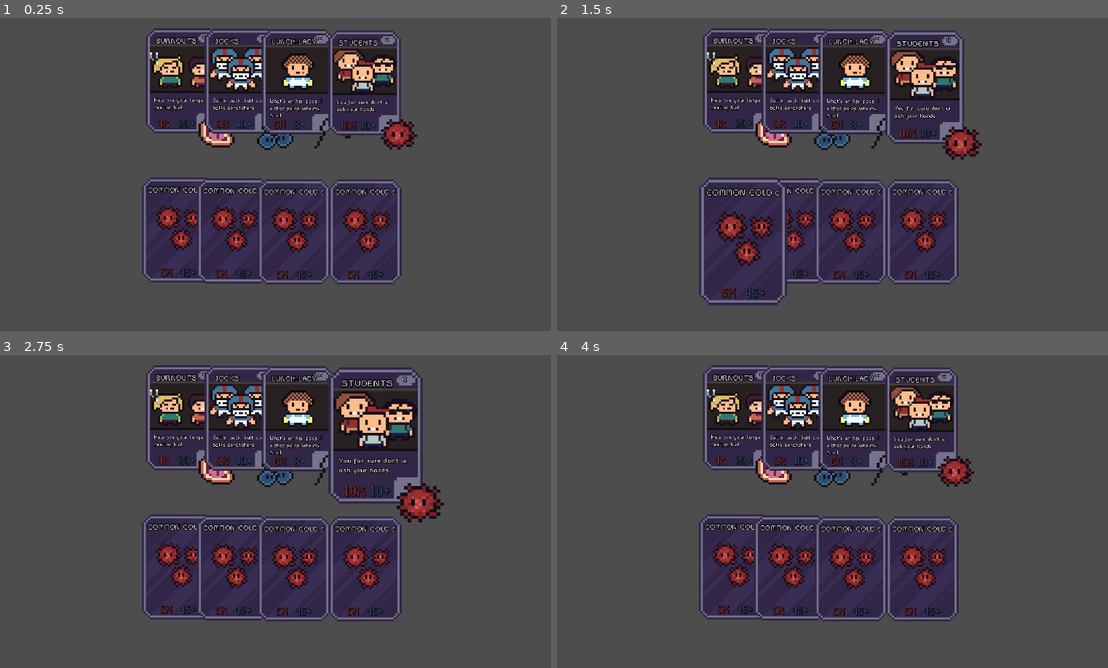
Above: before the commit, frames 1-4 (two rows, left to right).
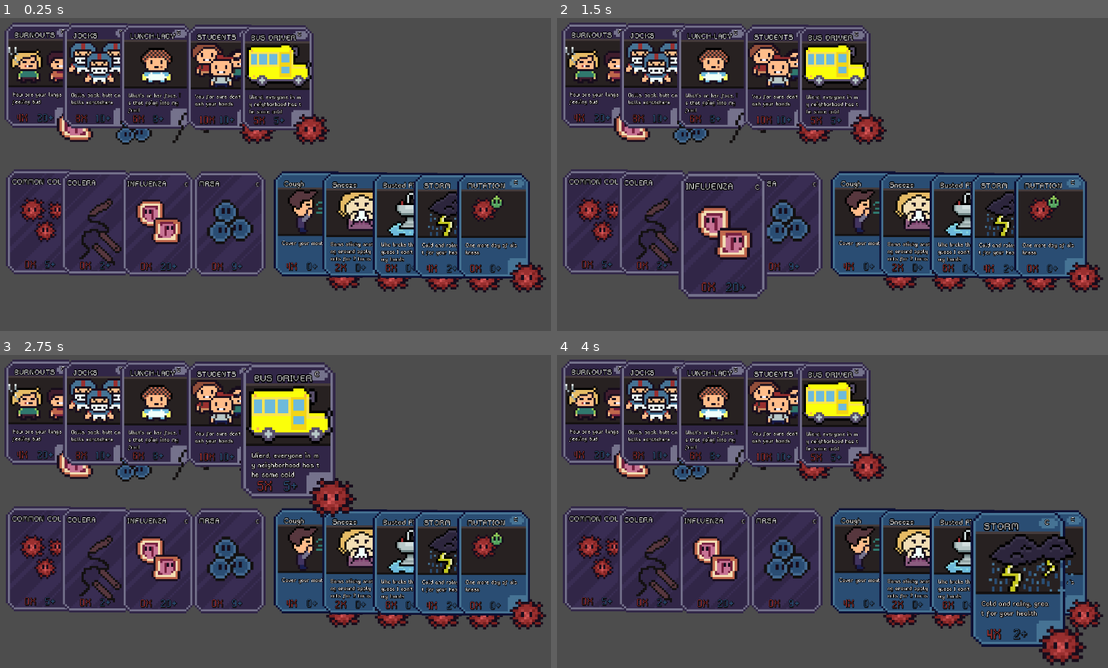
Above: after the commit, the same moments.

Repository: JPGFG/ld24
Game: Godot game, scene res://scenes/cards/test_hand.tscn
The game is run twice, just before and just after one commit, with the same random seed, the same clock (stepped at 60 frames per second) and the same inputs. This scene is started directly instead of the project's main scene.
Inputs (mouse positions are in pixels of both pictures, inside the frame that each line leads up to):
- Up to frame 1 (0.25 s): no input
- Up to frame 2 (1.5 s): tap Enter at 0.5 s; move the mouse to (959, 149) at 0.52 s; tap Space at 1.25 s; move the mouse to (711, 183) at 1.27 s
- Up to frame 3 (2.75 s): tap Enter at 2 s; move the mouse to (330, 433) at 2.02 s
- Up to frame 4 (4 s): tap Space at 2.75 s; move the mouse to (799, 570) at 2.77 s; tap Enter at 3.5 s; move the mouse to (1003, 552) at 3.52 s

The runs differ from the first frame. In frame 1, 51% of the frame differs, in the area x 0-100%, y 1-88%; in frame 2, 53%; in frame 3, 55%; in frame 4, 53%.
Error before the commit: Invalid access to property or key 'multipler' on a base object of type 'Resource (CardResource)'. (res://scripts/cards/germ_card.gd:15)

Commit message:
added cards

Diff:
--- /dev/null
+++ b/resources/cards/populations/bus_driver.tres
@@ -0,0 +1,18 @@
+[gd_resource type="Resource" script_class="CardResource" load_steps=4 format=3 uid="uid://dy8fjt4744ust"]
+
+[ext_resource type="Script" path="res://scripts/cards/card_resource.gd" id="1_egara"]
+[ext_resource type="Texture2D" uid="uid://bpj1verryliah" path="res://assets/sprites/card_images/bus_driver.png" id="1_rh67y"]
+[ext_resource type="Texture2D" uid="uid://k6uj57pl7jc6" path="res://assets/sprites/card_images/common_cold.png" id="2_0gmy4"]
+
+[resource]
+script = ExtResource("1_egara")
+card_image = ExtResource("1_rh67y")
+germ_image = ExtResource("2_0gmy4")
+multiplier = 5
+adder = 5
+card_type = 0
+color = Color(0, 0, 0, 1)
+description = "Wierd, everyone in my neighborhood has the same cold"
+infection_multiplier = 0
+name = "BUS DRIVER"
+rarity = 0
--- /dev/null
+++ b/scenes/cards/addon_card.tscn
@@ -0,0 +1,145 @@
+[gd_scene load_steps=8 format=3 uid="uid://o6nbcmarsayx"]
+
+[ext_resource type="Script" path="res://scripts/cards/addon_card.gd" id="1_30yjj"]
+[ext_resource type="Texture2D" uid="uid://dnpburnqw0c5s" path="res://assets/sprites/cards/decks/blank_adder_card.png" id="2_6ue1v"]
+[ext_resource type="FontFile" uid="uid://cfu074rula0ps" path="res://resources/fonts/pixel_font_2.ttf" id="3_rkgiw"]
+
+[sub_resource type="LabelSettings" id="LabelSettings_1tiqt"]
+font = ExtResource("3_rkgiw")
+font_size = 32
+font_color = Color(0.6, 0.184314, 0.184314, 1)
+outline_size = 2
+outline_color = Color(0, 0, 0, 1)
+shadow_size = 5
+shadow_color = Color(0.0745098, 0.0627451, 0.0627451, 1)
+
+[sub_resource type="LabelSettings" id="LabelSettings_wmslk"]
+font = ExtResource("3_rkgiw")
+font_size = 32
+font_color = Color(0.164706, 0.301961, 0.45098, 1)
+outline_size = 2
+outline_color = Color(0, 0, 0, 1)
+shadow_size = 5
+shadow_color = Color(0.0745098, 0.0627451, 0.0627451, 1)
+
+[sub_resource type="LabelSettings" id="LabelSettings_8nw4n"]
+font = ExtResource("3_rkgiw")
+font_size = 22
+outline_size = 7
+outline_color = Color(0, 0, 0, 1)
+shadow_size = 3
+
+[sub_resource type="LabelSettings" id="LabelSettings_tbcxf"]
+font = ExtResource("3_rkgiw")
+outline_size = 5
+outline_color = Color(0.0745098, 0.0627451, 0.0627451, 1)
+shadow_size = 3
+shadow_color = Color(0.0745098, 0.0627451, 0.0627451, 1)
+
+[node name="AddonCard" type="Control"]
+layout_mode = 3
+anchors_preset = 0
+script = ExtResource("1_30yjj")
+
+[node name="TextureRect" type="TextureRect" parent="."]
+offset_right = 36.0
+offset_bottom = 52.0
+scale = Vector2(4, 4)
+texture = ExtResource("2_6ue1v")
+
+[node name="Multiplier" type="Label" parent="TextureRect"]
+layout_mode = 1
+anchors_preset = -1
+anchor_left = 0.5
+anchor_top = 0.490385
+anchor_right = 0.5
+anchor_bottom = 0.490385
+offset_left = -12.0
+offset_top = 18.0
+offset_right = 48.0
+offset_bottom = 66.0
+scale = Vector2(0.2, 0.2)
+text = "5X"
+label_settings = SubResource("LabelSettings_1tiqt")
+metadata/_edit_use_anchors_ = true
+
+[node name="Adder" type="Label" parent="TextureRect"]
+layout_mode = 1
+anchors_preset = -1
+anchor_left = 0.5
+anchor_top = 0.490385
+anchor_right = 0.5
+anchor_bottom = 0.490385
+offset_left = -2.00002
+offset_top = 18.0
+offset_right = 60.0
+offset_bottom = 63.0
+scale = Vector2(0.2, 0.2)
+text = "45+"
+label_settings = SubResource("LabelSettings_wmslk")
+metadata/_edit_use_anchors_ = true
+
+[node name="Card_Name" type="Label" parent="TextureRect"]
+layout_mode = 1
+anchors_preset = -1
+anchor_left = 0.5
+anchor_top = 0.490385
+anchor_right = 0.5
+anchor_bottom = 0.490385
+offset_left = -13.0
+offset_top = -22.0
+offset_right = 86.0
+offset_bottom = 8.0
+scale = Vector2(0.2, 0.2)
+text = "BURNOUTS"
+label_settings = SubResource("LabelSettings_8nw4n")
+metadata/_edit_use_anchors_ = true
+
+[node name="Description" type="Label" parent="TextureRect"]
+layout_mode = 1
+anchors_preset = -1
+anchor_left = 0.5
+anchor_top = 0.490385
+anchor_right = 0.5
+anchor_bottom = 0.490385
+offset_left = -14.0
+offset_top = 8.0
+offset_right = 116.0
+offset_bottom = 41.0
+scale = Vector2(0.2, 0.2)
+text = "How are your lungs feeling bud"
+label_settings = SubResource("LabelSettings_tbcxf")
+autowrap_mode = 1
+metadata/_edit_use_anchors_ = true
+
+[node name="Rarity" type="Label" parent="TextureRect"]
+layout_mode = 1
+anchors_preset = -1
+anchor_left = 0.505556
+anchor_top = 0.484615
+anchor_right = 0.505556
+anchor_bottom = 0.484615
+offset_left = 9.99998
+offset_top = -22.0
+offset_right = 25.0
+offset_bottom = -7.0
+scale = Vector2(0.2, 0.2)
+text = "C
+"
+label_settings = SubResource("LabelSettings_tbcxf")
+autowrap_mode = 1
+metadata/_edit_use_anchors_ = true
+
+[node name="Card_Image" type="TextureRect" parent="TextureRect"]
+layout_mode = 0
+offset_left = 6.75
+offset_top = 9.25
+offset_right = 6.75
+offset_bottom = 9.25
+
+[node name="Germ_Image" type="TextureRect" parent="TextureRect"]
+layout_mode = 0
+offset_left = 26.0
+offset_top = 43.6
+offset_right = 44.0
+offset_bottom = 58.6
--- a/scenes/cards/test_hand.tscn
+++ b/scenes/cards/test_hand.tscn
@@ -6,10 +6,17 @@
 [ext_resource type="Resource" uid="uid://di5iu1et6jwnr" path="res://resources/cards/populations/lunch_lady.tres" id="4_d6i3l"]
 [ext_resource type="Resource" uid="uid://cxu63e8yqstxa" path="res://resources/cards/populations/students.tres" id="5_detn4"]
 [ext_resource type="PackedScene" uid="uid://chfgojxkqehb1" path="res://scenes/cards/germ_card.tscn" id="6_k2h3f"]
+[ext_resource type="Resource" uid="uid://dy8fjt4744ust" path="res://resources/cards/populations/bus_driver.tres" id="6_vrgmu"]
 [ext_resource type="Resource" uid="uid://dcrkkjw5njfc5" path="res://resources/cards/germ/common_cold.tres" id="7_mbpcn"]
 [ext_resource type="Resource" uid="uid://do0v874mxwdsn" path="res://resources/cards/germ/colera.tres" id="8_fo30r"]
 [ext_resource type="Resource" uid="uid://bf8pwolkqc6tt" path="res://resources/cards/germ/influenza.tres" id="9_0e2al"]
 [ext_resource type="Resource" uid="uid://d0qj3p3pagsqe" path="res://resources/cards/germ/mrsa.tres" id="10_8s0gh"]
+[ext_resource type="PackedScene" uid="uid://o6nbcmarsayx" path="res://scenes/cards/addon_card.tscn" id="12_ark0v"]
+[ext_resource type="Resource" uid="uid://x6lar56fuu74" path="res://resources/cards/addons/coughing.tres" id="13_qs0hf"]
+[ext_resource type="Resource" uid="uid://d24g63wgh3hv5" path="res://resources/cards/addons/sneezing.tres" id="14_lhwhq"]
+[ext_resource type="Resource" uid="uid://b8sc3i6qdwmwo" path="res://resources/cards/addons/busted_pipes.tres" id="15_ftm60"]
+[ext_resource type="Resource" uid="uid://c2qi8r6g4vtd1" path="res://resources/cards/addons/storm.tres" id="16_1els3"]
+[ext_resource type="Resource" uid="uid://bb6hutgvm7tst" path="res://resources/cards/addons/mutation.tres" id="17_x878k"]
 
 [node name="TestHand" type="Control"]
 layout_mode = 3
@@ -20,57 +27,99 @@
 grow_vertical = 2
 
 [node name="Card" parent="." instance=ExtResource("1_mrc22")]
-offset_left = 326.0
-offset_top = 49.0
-offset_right = 505.0
-offset_bottom = 309.0
+offset_left = 46.0
+offset_top = 38.0
+offset_right = 225.0
+offset_bottom = 298.0
 card_resource = ExtResource("2_dndtn")
 
 [node name="Card2" parent="." instance=ExtResource("1_mrc22")]
-offset_left = 442.0
-offset_top = 50.0
-offset_right = 621.0
-offset_bottom = 310.0
+offset_left = 162.0
+offset_top = 39.0
+offset_right = 341.0
+offset_bottom = 299.0
 card_resource = ExtResource("3_puxko")
 
 [node name="Card3" parent="." instance=ExtResource("1_mrc22")]
-offset_left = 555.0
-offset_top = 51.0
-offset_right = 734.0
-offset_bottom = 311.0
+offset_left = 275.0
+offset_top = 40.0
+offset_right = 454.0
+offset_bottom = 300.0
 card_resource = ExtResource("4_d6i3l")
 
 [node name="Card4" parent="." instance=ExtResource("1_mrc22")]
-offset_left = 687.0
-offset_top = 53.0
-offset_right = 866.0
-offset_bottom = 313.0
+offset_left = 407.0
+offset_top = 42.0
+offset_right = 586.0
+offset_bottom = 302.0
 card_resource = ExtResource("5_detn4")
 
+[node name="Card5" parent="." instance=ExtResource("1_mrc22")]
+offset_left = 514.0
+offset_top = 43.0
+offset_right = 693.0
+offset_bottom = 303.0
+card_resource = ExtResource("6_vrgmu")
+
 [node name="GermCard" parent="." instance=ExtResource("6_k2h3f")]
-offset_left = 318.0
-offset_top = 344.0
-offset_right = 318.0
-offset_bottom = 344.0
+offset_left = 49.0
+offset_top = 328.0
+offset_right = 49.0
+offset_bottom = 328.0
 card_resource = ExtResource("7_mbpcn")
 
 [node name="GermCard2" parent="." instance=ExtResource("6_k2h3f")]
-offset_left = 427.0
-offset_top = 346.0
-offset_right = 427.0
-offset_bottom = 346.0
+offset_left = 158.0
+offset_top = 330.0
+offset_right = 158.0
+offset_bottom = 330.0
 card_resource = ExtResource("8_fo30r")
 
 [node name="GermCard3" parent="." instance=ExtResource("6_k2h3f")]
-offset_left = 547.0
-offset_top = 348.0
-offset_right = 547.0
-offset_bottom = 348.0
+offset_left = 278.0
+offset_top = 332.0
+offset_right = 278.0
+offset_bottom = 332.0
 card_resource = ExtResource("9_0e2al")
 
 [node name="GermCard4" parent="." instance=ExtResource("6_k2h3f")]
-offset_left = 688.0
-offset_top = 348.0
-offset_right = 688.0
-offset_bottom = 348.0
+offset_left = 419.0
+offset_top = 332.0
+offset_right = 419.0
+offset_bottom = 332.0
 card_resource = ExtResource("10_8s0gh")
+
+[node name="AddonCard" parent="." instance=ExtResource("12_ark0v")]
+offset_left = 579.0
+offset_top = 332.0
+offset_right = 579.0
+offset_bottom = 332.0
+card_resource = ExtResource("13_qs0hf")
+
+[node name="AddonCard2" parent="." instance=ExtResource("12_ark0v")]
+offset_left = 675.0
+offset_top = 334.0
+offset_right = 675.0
+offset_bottom = 334.0
+card_resource = ExtResource("14_lhwhq")
+
+[node name="AddonCard3" parent="." instance=ExtResource("12_ark0v")]
+offset_left = 775.0
+offset_top = 335.0
+offset_right = 775.0
+offset_bottom = 335.0
+card_resource = ExtResource("15_ftm60")
+
+[node name="AddonCard4" parent="." instance=ExtResource("12_ark0v")]
+offset_left = 856.0
+offset_top = 336.0
+offset_right = 856.0
+offset_bottom = 336.0
+card_resource = ExtResource("16_1els3")
+
+[node name="AddonCard5" parent="." instance=ExtResource("12_ark0v")]
+offset_left = 942.0
+offset_top = 336.0
+offset_right = 942.0
+offset_bottom = 336.0
+card_resource = ExtResource("17_x878k")
--- /dev/null
+++ b/scripts/cards/addon_card.gd
@@ -0,0 +1 @@
+extends Pop_Card
--- a/scripts/cards/germ_card.gd
+++ b/scripts/cards/germ_card.gd
@@ -12,8 +12,8 @@
 
 
 func build_card():
-	if card_resource.multipler != null:
-		multiplier.text = str(card_resource.multipler) + "X"
+	if card_resource.multiplier != null:
+		multiplier.text = str(card_resource.multiplier) + "X"
 
 	if card_resource.adder != null:
 		adder.text = str(card_resource.adder) + "+"
--- a/scripts/cards/pop_card.gd
+++ b/scripts/cards/pop_card.gd
@@ -1,4 +1,5 @@
 extends Base_Card
+class_name Pop_Card
 
 @onready var adder: Label = $TextureRect/Adder
 @onready var card_name: Label = $TextureRect/Card_Name
Binary file added: assets/sprites/card_images/bus_driver.png
Not shown, added: assets/sprites/card_images/bus_driver.png.import
Binary file added: assets/sprites/card_images/busted_sink.png
Not shown, added: assets/sprites/card_images/busted_sink.png.import
Binary file added: assets/sprites/card_images/mutation.png
Not shown, added: assets/sprites/card_images/mutation.png.import
Binary file added: assets/sprites/card_images/sneezing.png
Not shown, added: assets/sprites/card_images/sneezing.png.import
Binary file added: assets/sprites/card_images/storm.png
Not shown, added: assets/sprites/card_images/storm.png.import
Not shown, added: resources/cards/addons/busted_pipes.tres
Not shown, added: resources/cards/addons/coughing.tres
(and 4 more such lines)
